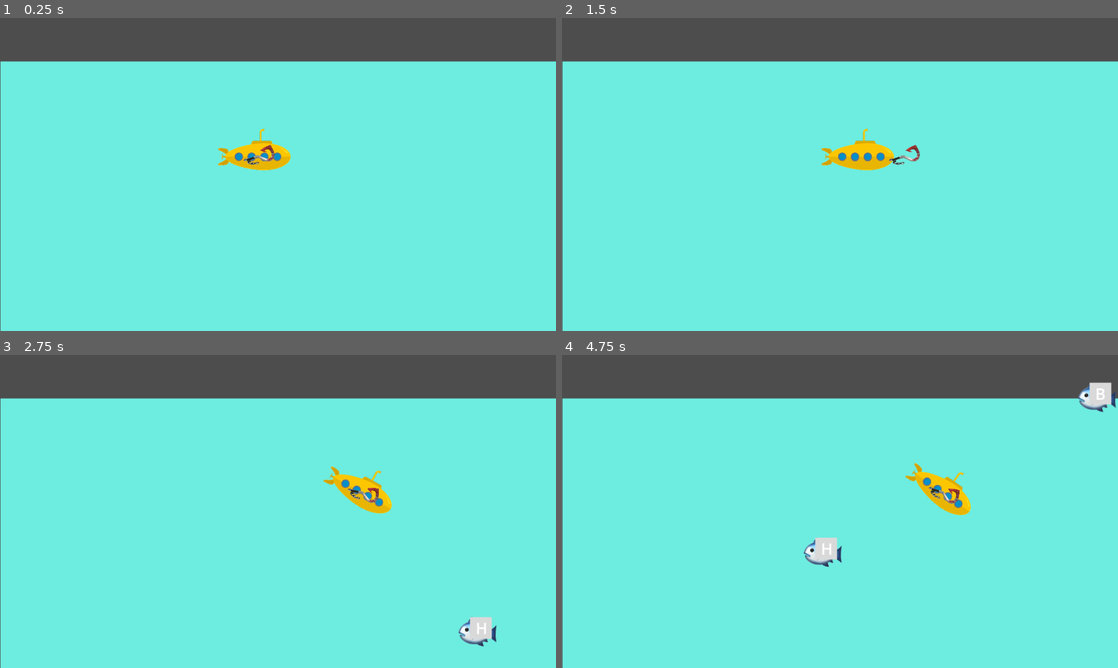
Above: before the commit, frames 1-4 (two rows, left to right).
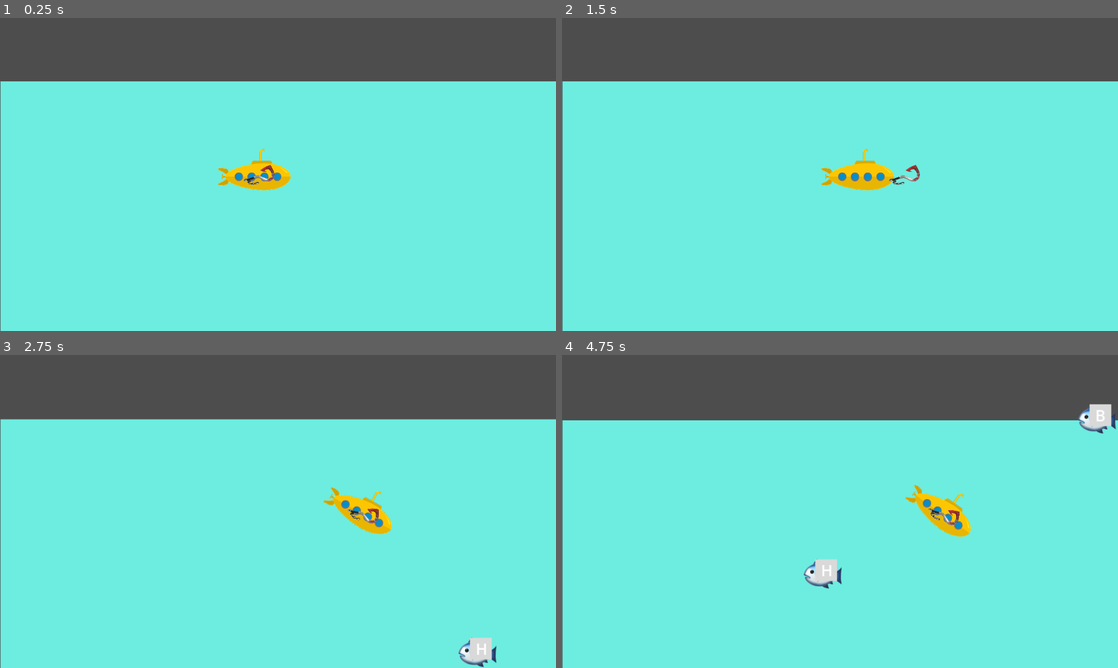
Above: after the commit, the same moments.

Repository: fruttz/GMTK-2026
Game: Godot game, scene res://Scenes/dive_screen.tscn
Two runs of this game, one before a commit and one after it. Both use one fixed random seed, a clock stepped at 60 frames per second and the inputs below.
Inputs (mouse positions are in pixels of both pictures, inside the frame that each line leads up to):
- Up to frame 1 (0.25 s): no input
- Up to frame 2 (1.5 s): tap Enter at 0.5 s; move the mouse to (962, 158) at 0.52 s; hold D (move_right) 0.53-1.25 s; hold Space (launch_harpoon) 0.53-1.25 s; click (962, 158) at 0.67 s; drag from (728, 190) to (917, 152) at 1.27 s
- Up to frame 3 (2.75 s): move the mouse to (333, 442) at 2.02 s; hold D (move_right) from 2.03 s (still down); hold Right (rotate_plus) from 2.03 s (still down)
- Up to frame 4 (4.75 s): release D (move_right) at 2.75 s; release Right (rotate_plus) at 2.75 s; drag from (812, 574) to (928, 489) at 2.77 s; move the mouse to (1006, 558) at 3.52 s; hold A (move_left) 3.53-4.25 s; hold Left (rotate_minus) 3.53-4.25 s; drag from (673, 464) to (756, 433) at 4.27 s

The runs differ from the first frame. In frame 1, 8.0% of the frame differs, in the area x 0-100%, y 13-56%; in frame 2, 8.2%; in frame 3, 9.2%; in frame 4, 9.9%, in the area x 0-100%, y 8-75%.

Commit message:
fixed camera movements

Diff:
--- a/dictionautica/Scenes/dive_screen.gd
+++ b/dictionautica/Scenes/dive_screen.gd
@@ -2,7 +2,7 @@
 
 #maxdepth bakal 0, -720, -1440
 var depth_tier = 1
-var maxdepth = 720
+var maxdepth = 720*3+100
 var mindepth = 100
 
 var letter_array : Array[String] = []
@@ -24,10 +24,17 @@
 		$Submarine.position.x = $TopLeft.position.x
 
 	#Vertical Sub Capping
+	var surfacing : bool
 	if $Submarine.position.y > maxdepth * depth_tier:
 		$Submarine.position.y = maxdepth * depth_tier
 	if $Submarine.position.y < $Sea.position.y:
+		surfacing = true
+		$Submarine/Camera2D.position.y -= 200 * delta
 		$Submarine.position.y = $Sea.position.y
+	else:
+		surfacing = false
+	if $Submarine.position.y >= $Submarine/Camera2D.position.y + 360 and not surfacing:
+		$Submarine/Camera2D.position.y = 0
 
 	##Vertical Scrolling
 	#if $Submarine.position.y > $BottomRight.position.y:
--- a/dictionautica/Scenes/dive_screen.tscn
+++ b/dictionautica/Scenes/dive_screen.tscn
@@ -33,11 +33,18 @@
 [node name="Submarine" parent="." instance=ExtResource("1_5f54t")]
 position = Vector2(596, 313)
 
+[node name="Camera2D" type="Camera2D" parent="Submarine"]
+position = Vector2(-5, 1)
+limit_left = 0
+limit_top = -480
+limit_right = 1280
+limit_bottom = 2260
+position_smoothing_enabled = true
+editor_draw_limits = true
+editor_draw_drag_margin = true
+
 [node name="TopLeft" type="Node2D" parent="."]
 position = Vector2(100, 100)
 
 [node name="BottomRight" type="Node2D" parent="."]
 position = Vector2(1180, 620)
-
-[node name="Camera2D" type="Camera2D" parent="."]
-anchor_mode = 0
